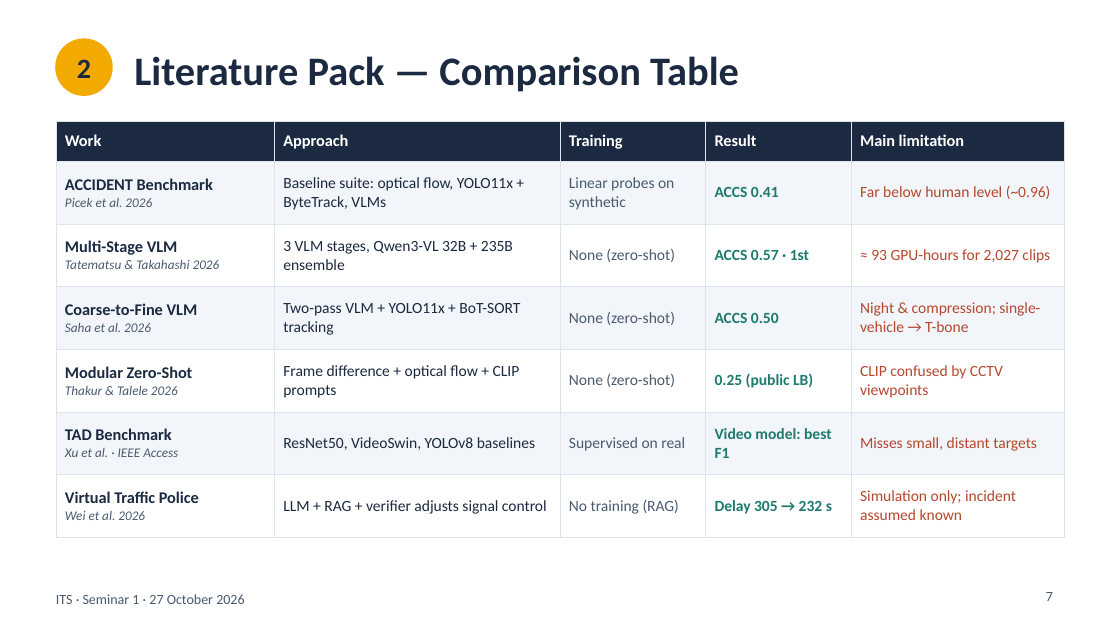
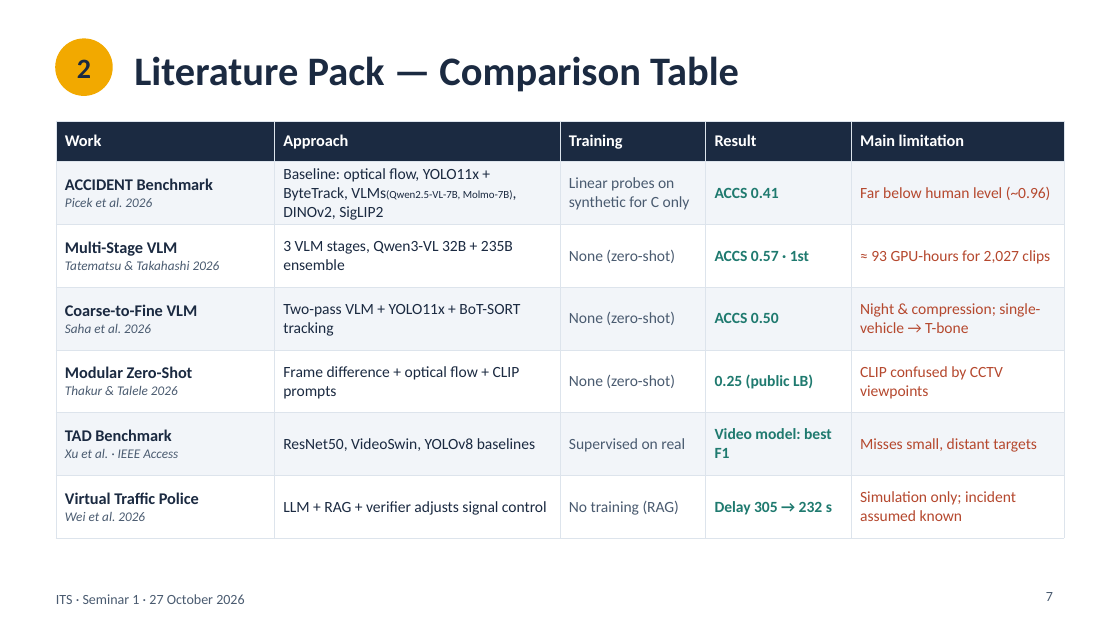
Before and after one commit to JudyDukmak/cctv-accident-ITS-system, a slide deck: slide 7 of Presentations/ITS_Seminar1_Presentation.pptx. Drawn at 1120x630 pixels with LibreOffice and Linux fonts; fonts in the diff are those of the drawing. Boxes give left, top, right and bottom in pixels: in the first picture for what was removed or moved away, otherwise in the second. Text is boxed around its words. In the diff, an @@ line names an element or a change of style, - is before the commit and + after.

```diff
--- a/Presentations/ITS_Seminar1_Presentation.pptx
+++ b/Presentations/ITS_Seminar1_Presentation.pptx
@@ table at box(56, 121, 1064, 538) @@
-row 2, column 2: Baseline suite: optical flow, YOLO11x + ByteTrack, VLMs
+row 2, column 2: Baseline: optical flow, YOLO11x + ByteTrack, VLMs(Qwen2.5-VL-7B, Molmo-7B), DINOv2, SigLIP2
-row 2, column 3: Linear probes on synthetic
+row 2, column 3: Linear probes on synthetic for C only
```
Also in this commit, not shown: 10 other slides changed.
